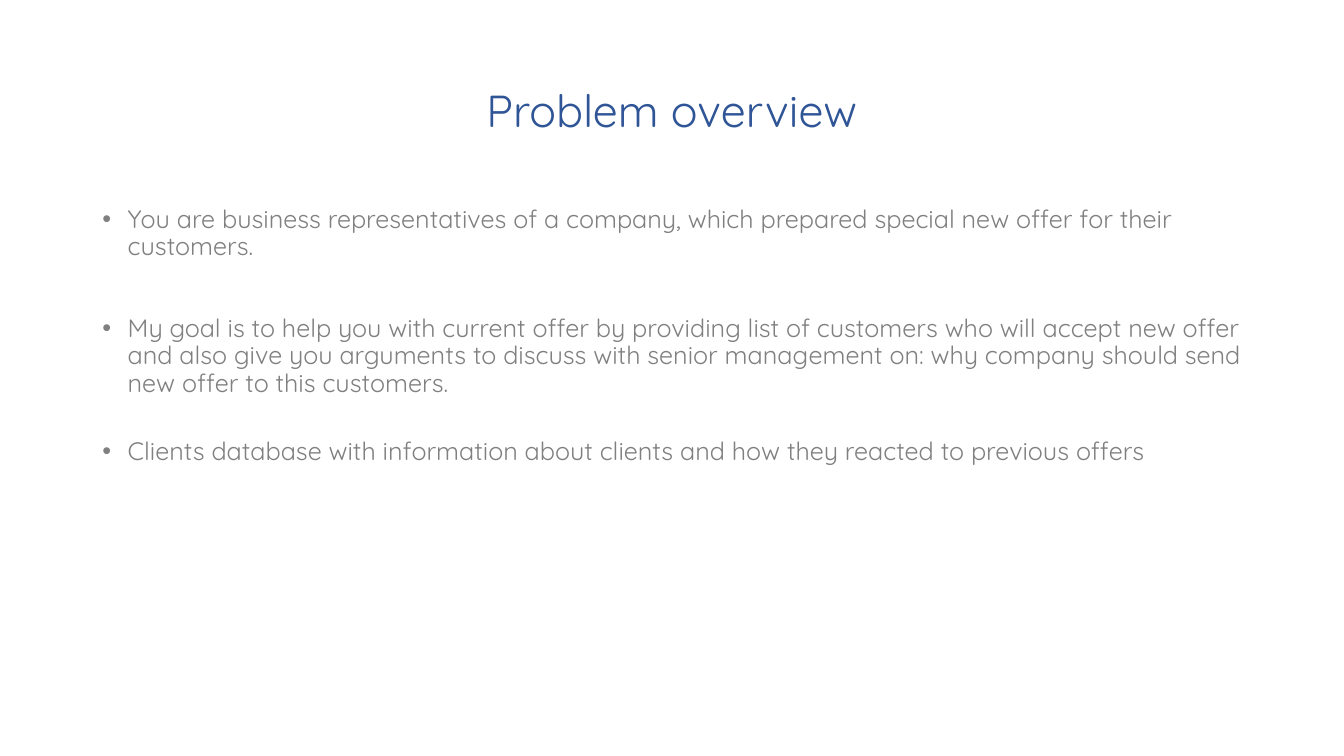
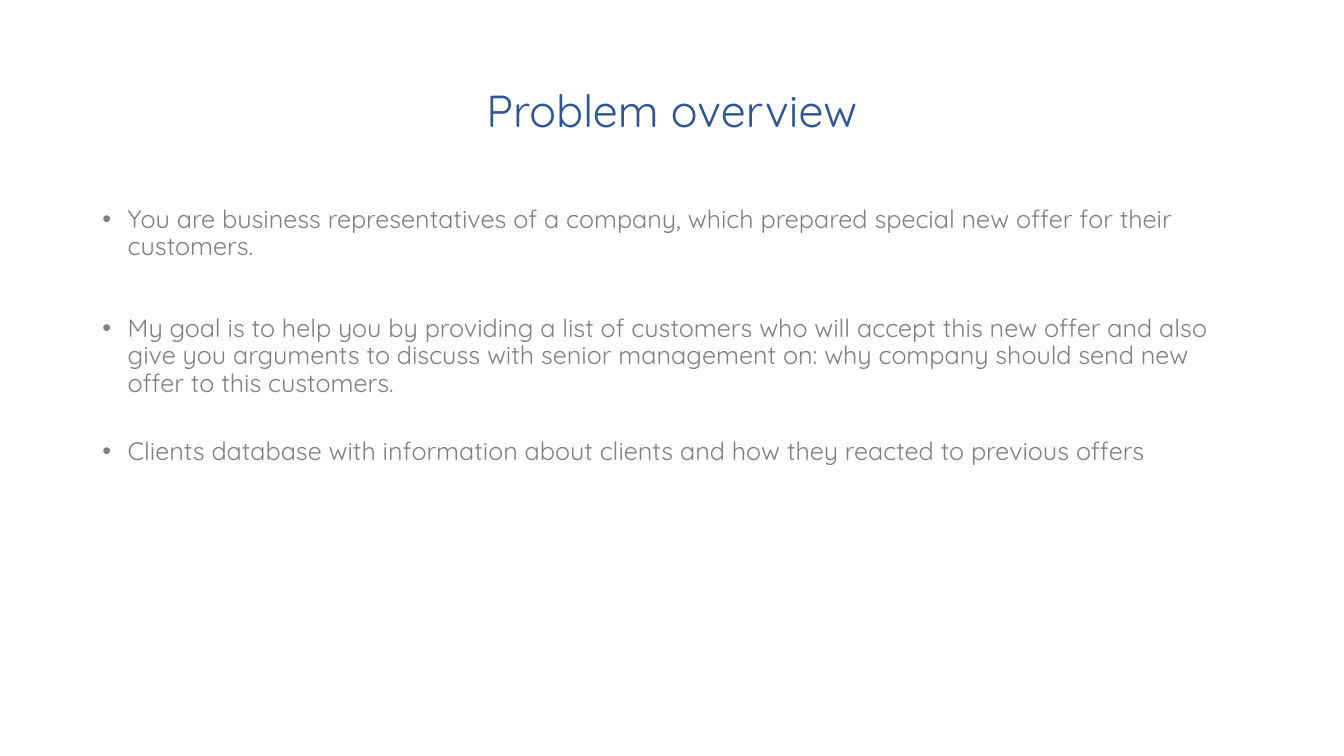
Before and after one commit to mjasieczko/new_offer_success_predictor, a slide deck: slide 4 of presentations/business/pnos_business_ppt.pptx. Drawn at 1344x756 pixels with LibreOffice and Linux fonts; fonts in the diff are those of the drawing. Boxes give left, top, right and bottom in pixels: in the first picture for what was removed or moved away, otherwise in the second. Text is boxed around its words. In the diff, an @@ line names an element or a change of style, - is before the commit and + after.

Commit message:
Final version of ppt.

```diff
--- a/presentations/business/pnos_business_ppt.pptx
+++ b/presentations/business/pnos_business_ppt.pptx
@@ text at (x1=128, y1=318, x2=1207, y2=392): text changed @@
-• My goal is to help you with current offer by providing list of customers who will accept new offer and also give you arguments to discuss with senior management on: why company should send new offer to this customers.
+• My goal is to help you by providing a list of customers who will accept this new offer and also give you arguments to discuss with senior management on: why company should send new offer to this customers.
```
Also in this commit, not shown: 6 other slides changed, 2 slides added.
